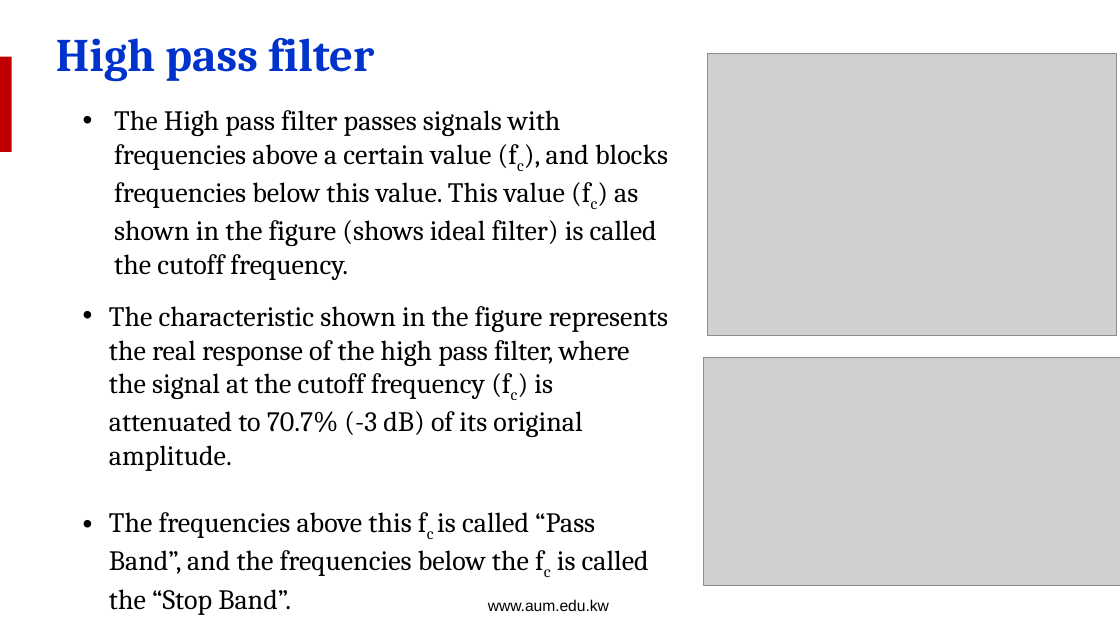
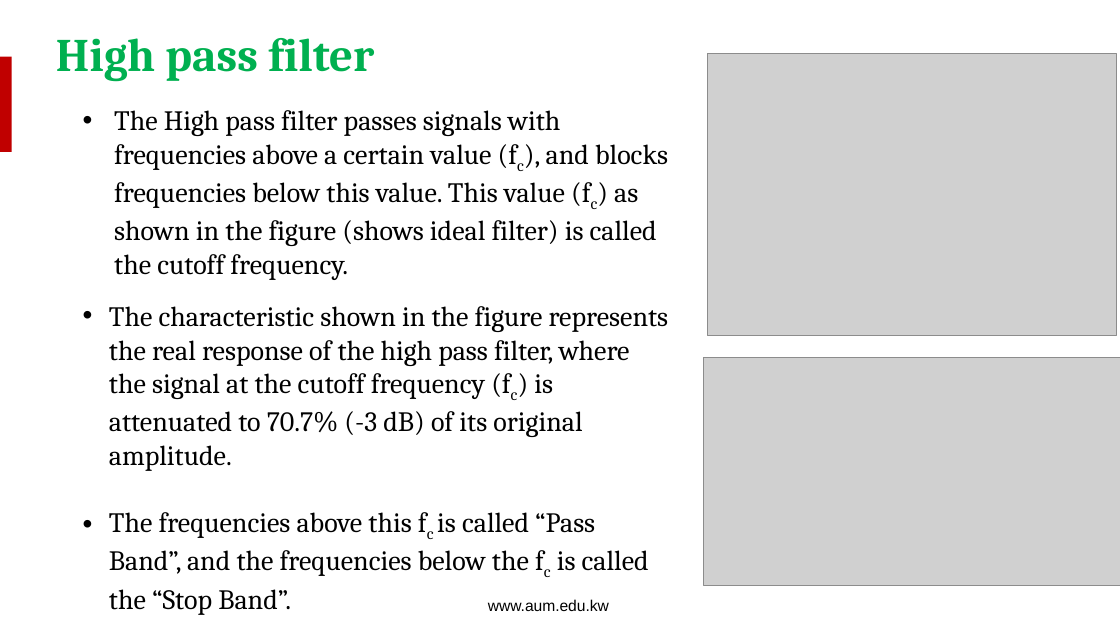
Before and after one commit to salmanrazzaq1993/AUM-WORK, a slide deck: slide 5 of PP WORK/Instructor Version/Week 7/Week 7 Lecture 1 - Filters B.pptx. Drawn at 1120x630 pixels with LibreOffice and Linux fonts; fonts in the diff are those of the drawing; grey boxes stand for pictures; background and template pictures are left out. Boxes give left, top, right and bottom in pixels: in the first picture for what was removed or moved away, otherwise in the second. Text is boxed around its words. In the diff, an @@ line names an element or a change of style, - is before the commit and + after.

```diff
--- a/PP WORK/Instructor Version/Week 7/Week 7 Lecture 1 - Filters B.pptx
+++ b/PP WORK/Instructor Version/Week 7/Week 7 Lecture 1 - Filters B.pptx
@@ title "High pass filter" at box(56, 38, 374, 82): text colour #0033CC to #00B050 @@
```
Also in this commit, not shown: 15 other slides changed, 4 slides added.
